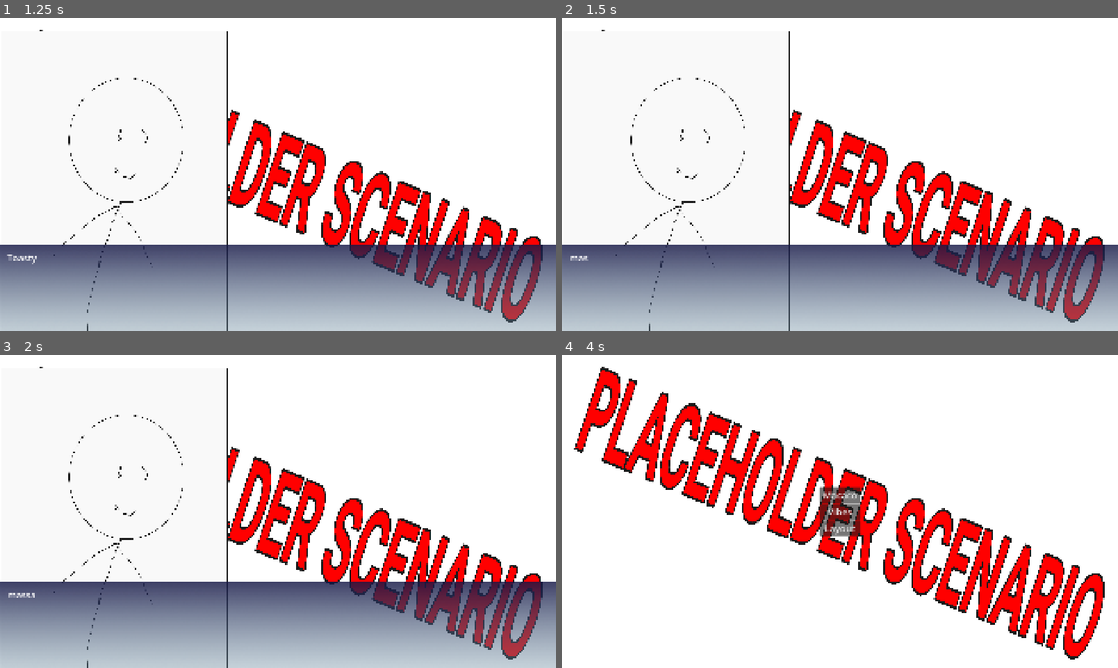
Above: before the commit, frames 1-4 (two rows, left to right).
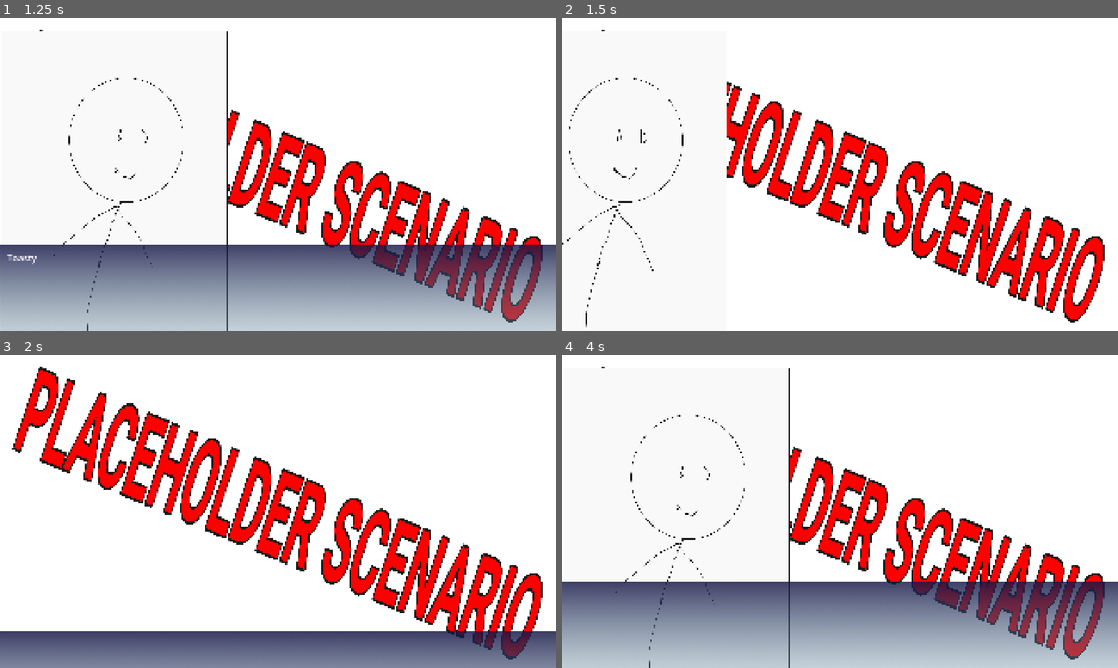
Above: after the commit, the same moments.

Repository: ricardobusta/globalgamejam2026
Game: Godot game, scene res://scenes/title.tscn
Same seed, same stepped clock (60 frames per second), same inputs: the game is played once before the commit and once after it.
Inputs (mouse positions are in pixels of both pictures, inside the frame that each line leads up to):
- Up to frame 1 (1.25 s): click "Play" at 0.5 s
- Up to frame 2 (1.5 s): tap Enter (ui_accept) at 1.25, 1.35 s; move the mouse to (962, 158) at 1.27 s; click (962, 158) at 1.42 s
- Up to frame 3 (2 s): tap Enter (ui_accept) at 1.52, 1.82 s
- Up to frame 4 (4 s): move the mouse to (728, 527) at 2.02 s; tap Enter (ui_accept) at 2.1, 2.27, 2.57, 2.85 s; click (728, 527) at 2.17 s; move the mouse to (895, 442) at 2.77 s; click (895, 442) at 2.92 s; click (840, 495) at 3.5 s, where only the run after the commit has a clickable "Macaco"

Frame 1 is identical in both runs. In frame 2, 30% of the frame differs, in the area x 0-100%, y 4-100%; in frame 3, 34%; in frame 4, 35%.

Commit message:
make advance work with ui_accept

Diff:
--- /dev/null
+++ b/furto/assets/characters/staff_1/staff_1.tscn
@@ -0,0 +1,20 @@
+[gd_scene format=3 uid="uid://lm2fgs0ja0o8"]
+
+[ext_resource type="Script" uid="uid://mbinehdpg87d" path="res://code/vn/character_root.gd" id="1_1hdh7"]
+[ext_resource type="Texture2D" uid="uid://csvqbwndnjkda" path="res://assets/characters/fursuit_maker/fursuit_maker.png" id="2_8av5k"]
+
+[node name="FursuitMaker" type="Control" unique_id=321236823]
+layout_mode = 3
+anchors_preset = 0
+script = ExtResource("1_1hdh7")
+char_name = "Fursuit Maker"
+
+[node name="TextureRect" type="TextureRect" parent="." unique_id=439839108]
+layout_mode = 0
+offset_left = 296.0
+offset_top = -1033.0
+offset_right = 1074.919
+offset_bottom = -1.0
+scale = Vector2(-1, 1)
+texture = ExtResource("2_8av5k")
+expand_mode = 3
--- /dev/null
+++ b/furto/assets/characters/thief/thief.tscn
@@ -0,0 +1,20 @@
+[gd_scene format=3 uid="uid://clcc5qlm77usj"]
+
+[ext_resource type="Script" uid="uid://mbinehdpg87d" path="res://code/vn/character_root.gd" id="1_ot7ws"]
+[ext_resource type="Texture2D" uid="uid://csvqbwndnjkda" path="res://assets/characters/fursuit_maker/fursuit_maker.png" id="2_14r72"]
+
+[node name="FursuitMaker" type="Control" unique_id=321236823]
+layout_mode = 3
+anchors_preset = 0
+script = ExtResource("1_ot7ws")
+char_name = "Fursuit Maker"
+
+[node name="TextureRect" type="TextureRect" parent="." unique_id=439839108]
+layout_mode = 0
+offset_left = 296.0
+offset_top = -1033.0
+offset_right = 1074.919
+offset_bottom = -1.0
+scale = Vector2(-1, 1)
+texture = ExtResource("2_14r72")
+expand_mode = 3
--- /dev/null
+++ b/furto/assets/characters/victim/victim.tscn
@@ -0,0 +1,20 @@
+[gd_scene format=3 uid="uid://byn07fjvq8ywi"]
+
+[ext_resource type="Script" uid="uid://mbinehdpg87d" path="res://code/vn/character_root.gd" id="1_3vwjt"]
+[ext_resource type="Texture2D" uid="uid://csvqbwndnjkda" path="res://assets/characters/fursuit_maker/fursuit_maker.png" id="2_vu3ys"]
+
+[node name="FursuitMaker" type="Control" unique_id=321236823]
+layout_mode = 3
+anchors_preset = 0
+script = ExtResource("1_3vwjt")
+char_name = "Fursuit Maker"
+
+[node name="TextureRect" type="TextureRect" parent="." unique_id=439839108]
+layout_mode = 0
+offset_left = 296.0
+offset_top = -1033.0
+offset_right = 1074.919
+offset_bottom = -1.0
+scale = Vector2(-1, 1)
+texture = ExtResource("2_vu3ys")
+expand_mode = 3
--- /dev/null
+++ b/furto/assets/characters/witness_1/witness_1.tscn
@@ -0,0 +1,20 @@
+[gd_scene format=3 uid="uid://b8c0i51pa32my"]
+
+[ext_resource type="Script" uid="uid://mbinehdpg87d" path="res://code/vn/character_root.gd" id="1_ydeby"]
+[ext_resource type="Texture2D" uid="uid://csvqbwndnjkda" path="res://assets/characters/fursuit_maker/fursuit_maker.png" id="2_3avqn"]
+
+[node name="FursuitMaker" type="Control" unique_id=321236823]
+layout_mode = 3
+anchors_preset = 0
+script = ExtResource("1_ydeby")
+char_name = "Fursuit Maker"
+
+[node name="TextureRect" type="TextureRect" parent="." unique_id=439839108]
+layout_mode = 0
+offset_left = 296.0
+offset_top = -1033.0
+offset_right = 1074.919
+offset_bottom = -1.0
+scale = Vector2(-1, 1)
+texture = ExtResource("2_3avqn")
+expand_mode = 3
--- a/furto/code/vn/vn_controller.gd
+++ b/furto/code/vn/vn_controller.gd
@@ -121,6 +121,8 @@
 		await get_tree().process_frame
 		if Input.is_mouse_button_pressed(MOUSE_BUTTON_LEFT):
 			return
+		if Input.is_action_just_pressed("ui_accept"):
+			return
 
 
 func show_options(options: Array[String]) -> int:
Binary file added: furto/assets/characters/staff_1/staff_1.png
Not shown, added: furto/assets/characters/staff_1/staff_1.png.import
